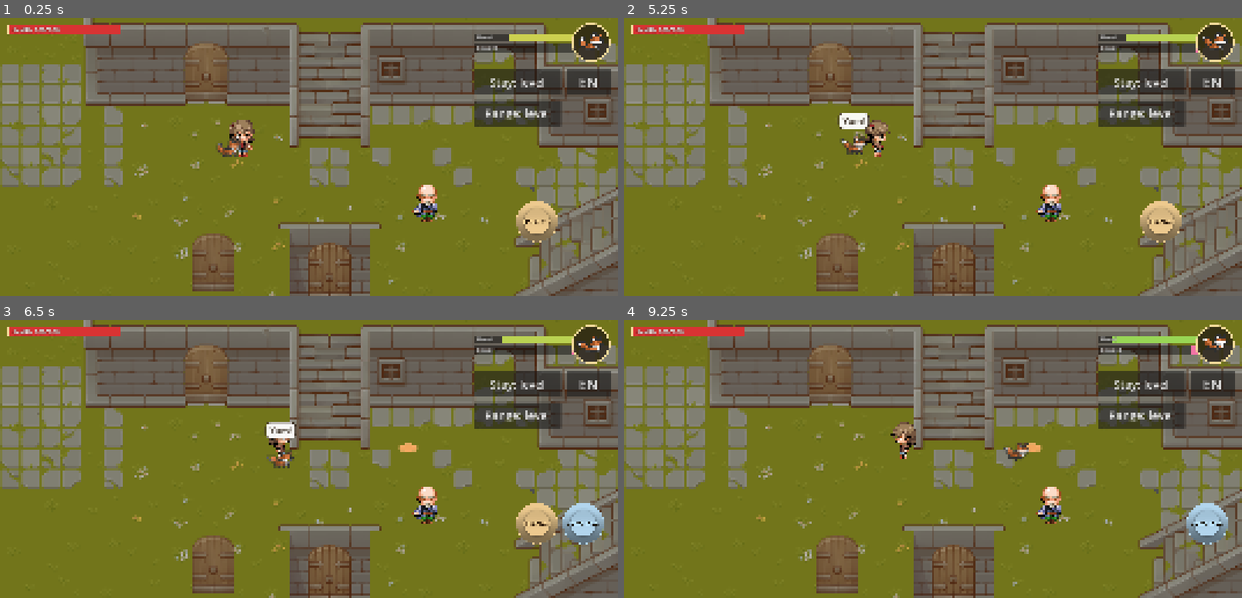
Above: before the commit, frames 1-4 (two rows, left to right).
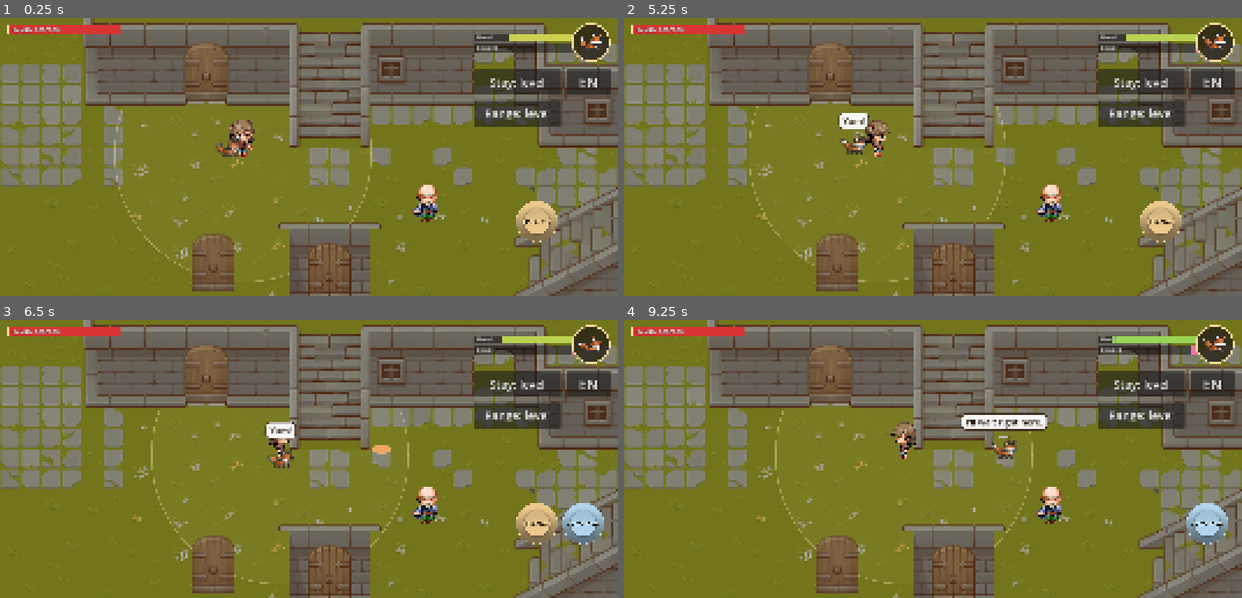
Above: after the commit, the same moments.

Repository: Davinca123/Everbond
Game: Godot game, scene res://scenes/main/main.tscn
The game is run twice, just before and just after one commit, with the same random seed, the same clock (stepped at 60 frames per second) and the same inputs.
Inputs (mouse positions are in pixels of both pictures, inside the frame that each line leads up to):
- Up to frame 1 (0.25 s): no input
- Up to frame 2 (5.25 s): click "EN" at 0.5 s; click "HU" at 1.25 s; click "Stay: level" at 2 s; click "Stay: ∞" at 2.75 s; click "Range: level" at 3.5 s; click "Range: ∞" at 4.25 s; tap Enter at 5 s; move the mouse to (1068, 143) at 5.02 s; hold Right (ui_right) from 5.03 s (still down); hold T (give_treat) from 5.03 s (still down); click (1068, 143) at 5.17 s
- Up to frame 3 (6.5 s): release Right (ui_right) at 5.75 s; release T (give_treat) at 5.75 s; drag from (185, 472) to (426, 520) at 5.77 s
- Up to frame 4 (9.25 s): move the mouse to (994, 397) at 6.52 s; hold Right (ui_right) 6.53-7.25 s; hold T (give_treat) 6.53-7.25 s; drag from (902, 514) to (784, 367) at 7.27 s; move the mouse to (1118, 500) at 8.02 s; hold Left (ui_left) 8.03-8.75 s; hold T (give_treat) 8.03-8.75 s; drag from (747, 417) to (1050, 520) at 8.77 s

The runs differ from the first frame. In frame 1, 0.2% of the frame differs, in the area x 18-61%, y 33-95%; in frame 2, 0.2%; in frame 3, 0.4%; in frame 4, 1.5%, in the area x 24-98%, y 5-95%.

Commit message:
Keep the tapped spot fixed, show the send range, and unlimit sends at infinite stay
The companion's destination no longer follows the player: it stays
where it was tapped (clamped to the range at that moment). If the player
walks off so far that it falls outside the send range, the companion
turns back at once. A faint circle around the player's feet shows the
range. With the infinite stay test toggle, sends are unlimited too: a
new tap redirects the companion immediately, while walking or waiting.

Co-Authored-By: Claude Opus 5.5 <noreply@anthropic.com>

Diff:
--- a/scenes/companion/companion.gd
+++ b/scenes/companion/companion.gd
@@ -81,8 +81,7 @@
 var current_state : State = State.FOLLOW
 
 # Változók a kattintásos mozgáshoz
-# tap_target: a koppintott pont; click_target_pos: az aktuális cél, a küldési távolságon belül
-var tap_target: Vector2 = Vector2.ZERO
+# click_target_pos: a cél (a koppintott pont a küldési távolságon belül); a hős mozgása nem tolja el
 var click_target_pos : Vector2 = Vector2.ZERO
 var wait_timer: float = 0.0
 var stay_bar_shown: bool = false
@@ -222,8 +221,18 @@
 func is_player_out_of_range() -> bool:
 	return feet.global_position.distance_to(player_feet.global_position) > PlayerData.get_companion_send_range() + SEND_RANGE_TOLERANCE
 
+# A cél a küldési távolságon túlra került (a hős elment): a lény feladja és visszajön
+func is_target_out_of_range() -> bool:
+	return click_target_pos.distance_to(player_feet.global_position) > PlayerData.get_companion_send_range() + SEND_RANGE_TOLERANCE
+
 # 2. LOGIKA: Séta a kattintott pontra
 func handle_goto_logic(delta: float):
+	# A cél ott marad, ahová koppintottak; ha a hős közben úgy elment, hogy a cél kívül
+	# esik a küldési körén, azonnal visszafordul
+	if is_target_out_of_range():
+		return_to_player()
+		return
+
 	# Ha a cél felé vezető legrövidebb út más szinten át visz (pl. az alagúton),
 	# előbb sorban átmegyünk a kapukon
 	if not goto_crossings.is_empty():
@@ -239,14 +248,6 @@
 			arrive()
 		return
 
-	# Újratervezéskor a cél követi a hőst, hogy a küldési távolságon belül maradjon.
-	# Ha a cél arrébb került, az elakadásfigyelés elölről kezdi (nem a lény akadt el).
-	if repath_timer <= 0.0:
-		var destination: Vector2 = get_reachable_point(clamp_to_send_range(tap_target))
-		if destination.distance_to(click_target_pos) > GOTO_PROGRESS_DISTANCE:
-			goto_best_distance = INF
-			goto_stuck_timer = 0.0
-		click_target_pos = destination
 	update_path(click_target_pos)
 
 	# Ha nem jutunk előre (pl. a cél fal mögött van, és nincs navigációs háló), feladjuk.
@@ -315,9 +316,10 @@
 
 # Koppintásra (main.gd): egyszerre csak egy küldés. Amíg kint van, a koppintást nem
 # fogadja el, csak megrázza a fejét, hogy a játékos lássa, hogy hallotta.
-# Igazat ad, ha elindult.
+# Végtelen várakozásnál (teszt kapcsoló) a küldés is korlátlan: egy új koppintás
+# azonnal az új pontra irányítja. Igazat ad, ha elindult.
 func send_to_position(target_pos: Vector2) -> bool:
-	if is_away():
+	if is_away() and not is_inf(PlayerData.get_companion_stay_duration()):
 		shake_head()
 		SignalBus.companion_tap_ignored.emit()
 		return false
@@ -340,7 +342,6 @@
 	goto_stuck_timer = 0.0
 	goto_best_distance = INF
 	repath_timer = 0.0 # Azonnal új utat számolunk az új célhoz
-	tap_target = target_pos
 	var in_range_target: Vector2 = clamp_to_send_range(target_pos)
 	goto_crossings = plan_crossings(in_range_target)
 	# Falra/akadályra koppintva a legközelebbi elérhető pont lesz a cél (a jelölő is oda kerül)
--- a/scenes/main/main.tscn
+++ b/scenes/main/main.tscn
@@ -6,6 +6,7 @@
 [ext_resource type="PackedScene" uid="uid://dwudlhw4kt30x" path="res://scenes/ui/screen_ui.tscn" id="4_ui"]
 [ext_resource type="Script" path="res://scripts/training/stay_training.gd" id="5_stay"]
 [ext_resource type="Script" path="res://scripts/quests/gate_quest.gd" id="6_quest"]
+[ext_resource type="Script" path="res://scenes/player/send_range_circle.gd" id="7_range"]
 
 [node name="Main" type="Node" unique_id=418458649]
 script = ExtResource("1_main")
@@ -15,6 +16,10 @@
 [node name="Player" parent="." unique_id=23632583 instance=ExtResource("2_player")]
 z_index = 1
 collision_layer = 4
+
+[node name="SendRangeCircle" type="Node2D" parent="Player"]
+z_index = -1
+script = ExtResource("7_range")
 
 [node name="Companion" parent="." unique_id=1584405563 instance=ExtResource("3_companion")]
 z_index = 1
--- /dev/null
+++ b/scenes/player/send_range_circle.gd
@@ -0,0 +1,28 @@
+extends Node2D
+
+# Halvány kör a hős körül: a lény küldési távolsága (PlayerData.get_companion_send_range()).
+# Ezen belülre lehet küldeni; ha egy cél kívülre kerül, a lény visszajön.
+# A hős lábától mérünk (mint a companion.gd), ezért a kör közepe a láb.
+# Végtelen távolságnál (teszt kapcsoló) nem rajzolunk.
+
+const FILL_COLOR: Color = Color(1.0, 0.95, 0.75, 0.05)
+const EDGE_COLOR: Color = Color(1.0, 0.95, 0.75, 0.35)
+const EDGE_WIDTH: float = 4.0
+const SEGMENTS: int = 96
+
+var drawn_range: float = -1.0
+
+@onready var feet: Node2D = get_parent().get_node("CollisionShape2D")
+
+func _process(_delta: float) -> void:
+	position = feet.position
+	var send_range: float = PlayerData.get_companion_send_range()
+	if send_range != drawn_range:
+		drawn_range = send_range
+		queue_redraw()
+
+func _draw() -> void:
+	if is_inf(drawn_range):
+		return
+	draw_circle(Vector2.ZERO, drawn_range, FILL_COLOR)
+	draw_arc(Vector2.ZERO, drawn_range, 0, TAU, SEGMENTS, EDGE_COLOR, EDGE_WIDTH, true)
--- a/test/tap_test.gd
+++ b/test/tap_test.gd
@@ -315,24 +315,58 @@
 	await wait_until_idle(6.0)
 	await wait_until_following()
 
-	# 13. A hős mozog, amíg a lény megy: a cél vele mozog, a távolságon belül marad, és ha
-	# a hős visszamegy, a cél visszaáll a koppintott pontra
+	# 13. A hős mozog, amíg a lény megy: a cél ott marad, ahová koppintottak
+	await settle()
+	target = pfeet.global_position + Vector2(300, 0)
+	await tap(to_window(target))
+	await frames(3)
+	var tapped_dest: Vector2 = comp.click_target_pos
+	await walk(Vector2.LEFT, 0.3)
+	await frames(5)
+	var walking: bool = comp.current_state == comp.State.GO_TO_TARGET
+	await check("destination_stays_put", walking and comp.click_target_pos == tapped_dest and tapped_dest.distance_to(target) < 5.0,
+			"walking=%s dest=%s tapped=%s" % [walking, comp.click_target_pos.round(), tapped_dest.round()])
+	await wait_until_idle(6.0)
+	await wait_until_following()
+
+	# 13b. A hős úgy elmegy, hogy a cél kívül esik a küldési körén: a lény azonnal visszafordul
 	await settle()
 	target = pfeet.global_position + Vector2(480, 0)
 	await tap(to_window(target))
 	await frames(3)
-	await walk(Vector2.LEFT, 0.6)
+	var dest: Vector2 = comp.click_target_pos
+	var turned_at: float = -1.0
+	SignalBus.joystick_moved.emit(Vector2.LEFT)
+	for i in 120:
+		await get_tree().physics_frame
+		if comp.current_state != comp.State.GO_TO_TARGET:
+			turned_at = dest.distance_to(pfeet.global_position)
+			break
+	SignalBus.joystick_moved.emit(Vector2.ZERO)
+	var limit_13: float = send_range + comp.SEND_RANGE_TOLERANCE
+	await check("target_out_of_range_turns_back", turned_at > limit_13 - 1.0 and turned_at < limit_13 + 15.0
+			and comp.current_state == comp.State.FOLLOW and comp.returning,
+			"turned_at=%.0f limit=%.0f state=%d" % [turned_at, limit_13, comp.current_state])
+	await wait_until_following()
+
+	# 13c. Végtelen várakozásnál (teszt kapcsoló) a küldés is korlátlan: az új koppintás azonnal átirányít
+	await settle()
+	PlayerData.companion_stay_duration_override = INF
+	var first: Vector2 = pfeet.global_position + Vector2(300, 0)
+	var second: Vector2 = pfeet.global_position + Vector2(0, 250)
+	await tap(to_window(first))
 	await frames(10)
-	var moved_dest: Vector2 = comp.click_target_pos
-	var dest_dist: float = moved_dest.distance_to(pfeet.global_position)
-	var walking: bool = comp.current_state == comp.State.GO_TO_TARGET
-	await walk(Vector2.RIGHT, 0.6)
-	await frames(10)
-	var back_dest: Vector2 = comp.click_target_pos
-	await check("destination_follows_player", walking and moved_dest.x < target.x - 40.0 and dest_dist <= send_range + 2.0 \
-			and back_dest.distance_to(target) < 5.0,
-			"walking=%s moved=%s dist=%.0f back=%s target=%s" % [walking, moved_dest.round(), dest_dist, back_dest.round(), target.round()])
+	await tap(to_window(second))
+	await frames(3)
+	var redirected: bool = comp.current_state == comp.State.GO_TO_TARGET and comp.click_target_pos.distance_to(second) < 40.0
 	await wait_until_idle(6.0)
+	await tap(to_window(first))
+	await frames(3)
+	var resent_while_waiting: bool = comp.current_state == comp.State.GO_TO_TARGET and comp.click_target_pos.distance_to(first) < 40.0
+	PlayerData.companion_stay_duration_override = 0.0
+	SignalBus.companion_recalled.emit()
+	await check("infinite_stay_unlimited_sends", redirected and resent_while_waiting,
+			"redirected=%s resent=%s dest=%s" % [redirected, resent_while_waiting, comp.click_target_pos.round()])
 	await wait_until_following()
 
 	# 14. A hős a távolságon belül mozog a várakozás alatt: a lény kivárja az időt
Not shown, added: scenes/player/send_range_circle.gd.uid
Not shown, changed: docs/gameplay-plan.md
